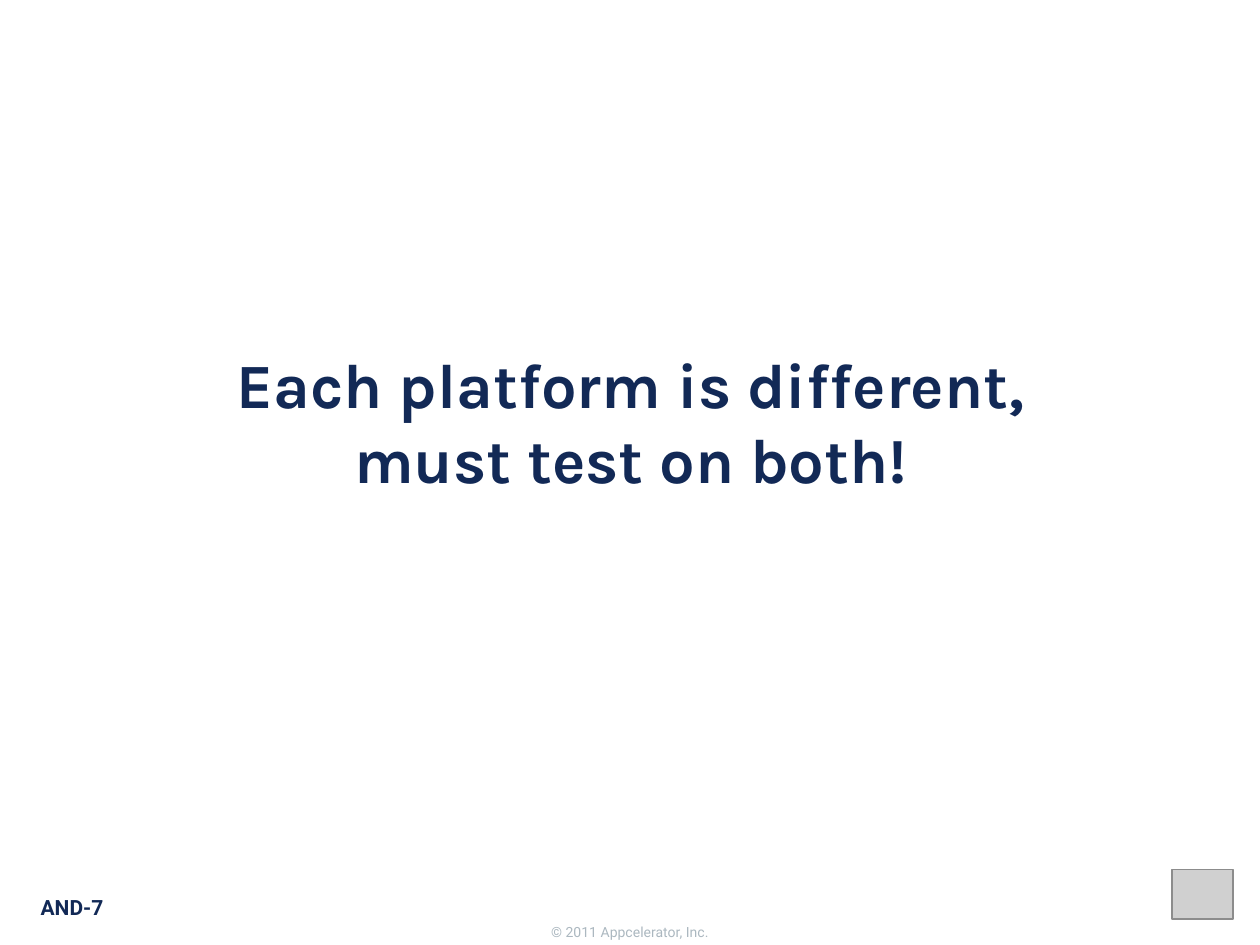
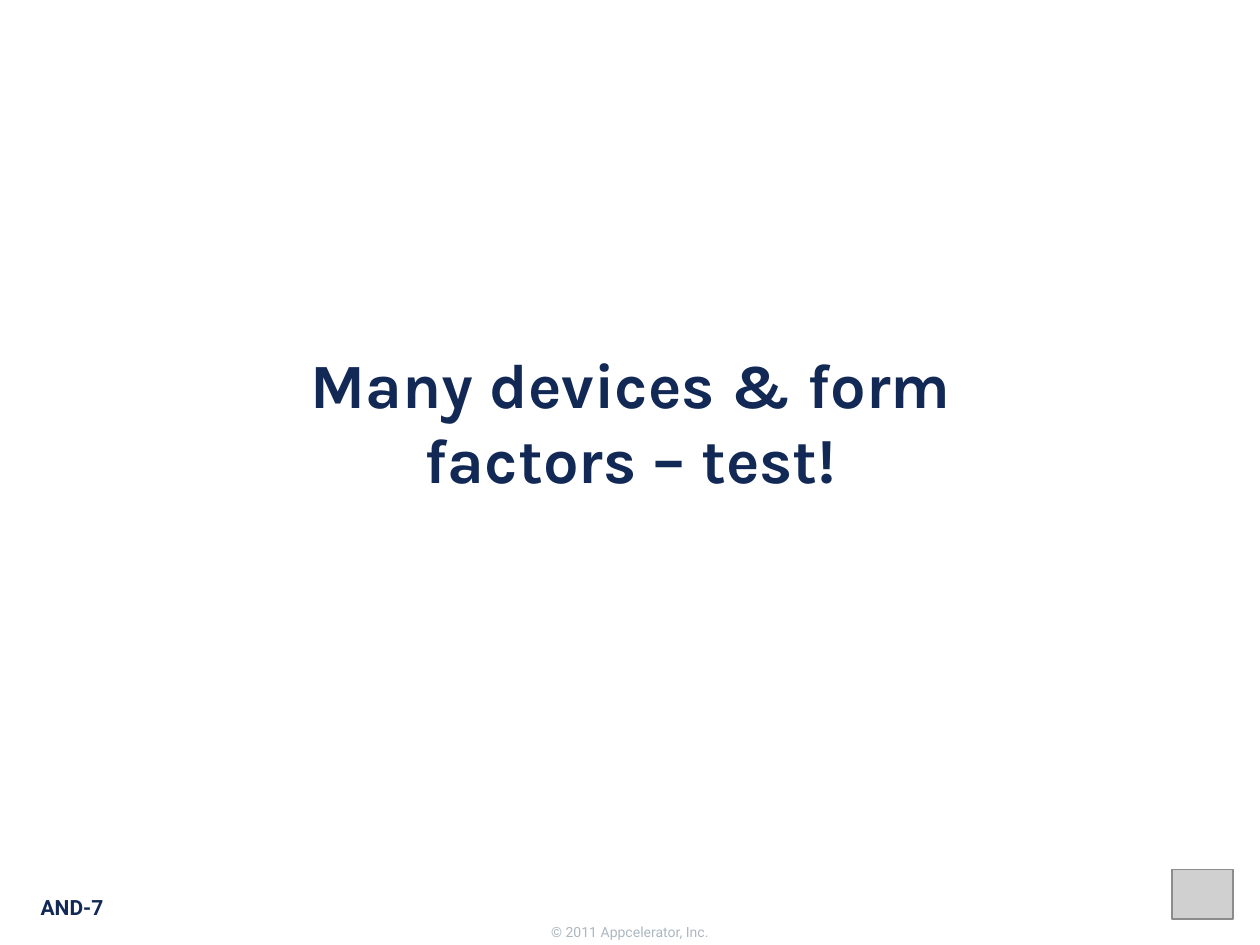
Before and after one commit to appcelerator-forks/appcelerator-training.tcmd_certification, a slide deck: slide 7 of 350.pptx. Drawn at 1260x945 pixels with LibreOffice and Linux fonts; fonts in the diff are those of the drawing; grey boxes stand for pictures; background and template pictures are left out. Boxes give left, top, right and bottom in pixels: in the first picture for what was removed or moved away, otherwise in the second. Text is boxed around its words. In the diff, an @@ line names an element or a change of style, - is before the commit and + after.

```diff
--- a/350.pptx
+++ b/350.pptx
@@ title at box(311, 363, 950, 484): text changed @@
-Each platform is different,
-must test on both!
+Many devices & form
+factors – test!
```
Also in this commit, not shown: 1 other slide changed, 7 other files.
